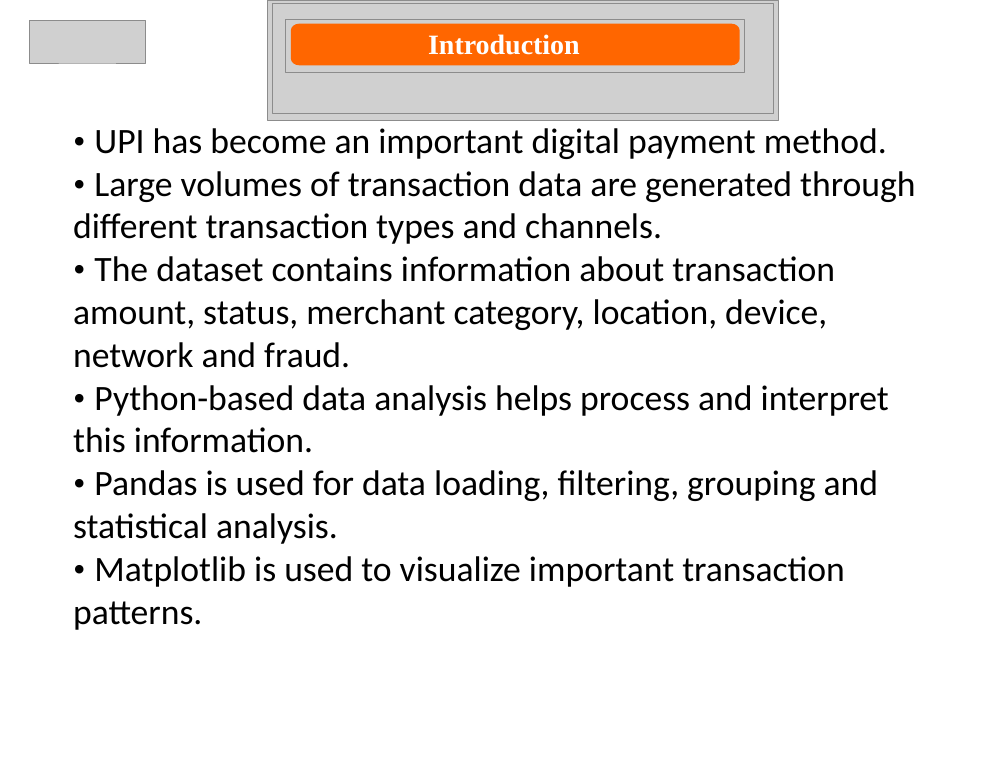
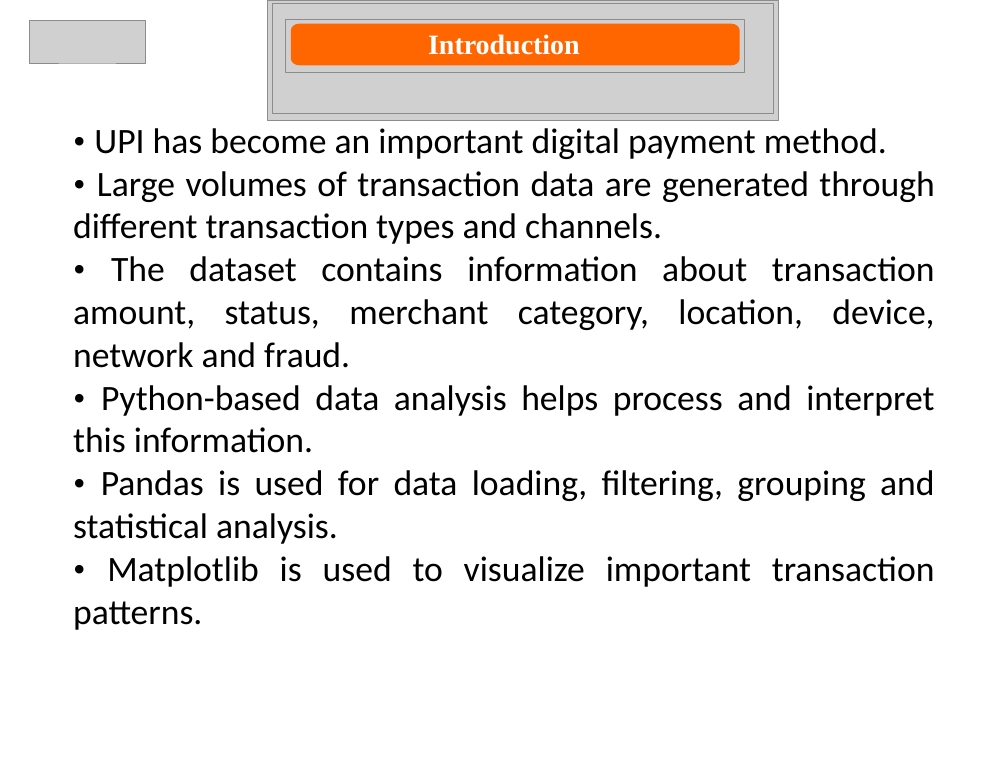
Before and after one commit to ManojReddyTetala/UPI-Transaction-Analysis, a slide deck: slide 4 of PPTs/REVIEW - 2.pptx. Drawn at 1008x779 pixels with LibreOffice and Linux fonts; fonts in the diff are those of the drawing; grey boxes stand for pictures. Boxes give left, top, right and bottom in pixels: in the first picture for what was removed or moved away, otherwise in the second. Text is boxed around its words. In the diff, an @@ line names an element or a change of style, - is before the commit and + after.

```diff
--- a/PPTs/REVIEW - 2.pptx
+++ b/PPTs/REVIEW - 2.pptx
@@ text "• UPI has become an ..." at (73,128,935,630): alignment left to justified @@
```
Also in this commit, not shown: 8 other slides changed, 2 slides added, 3 slides removed, 20 other files.
